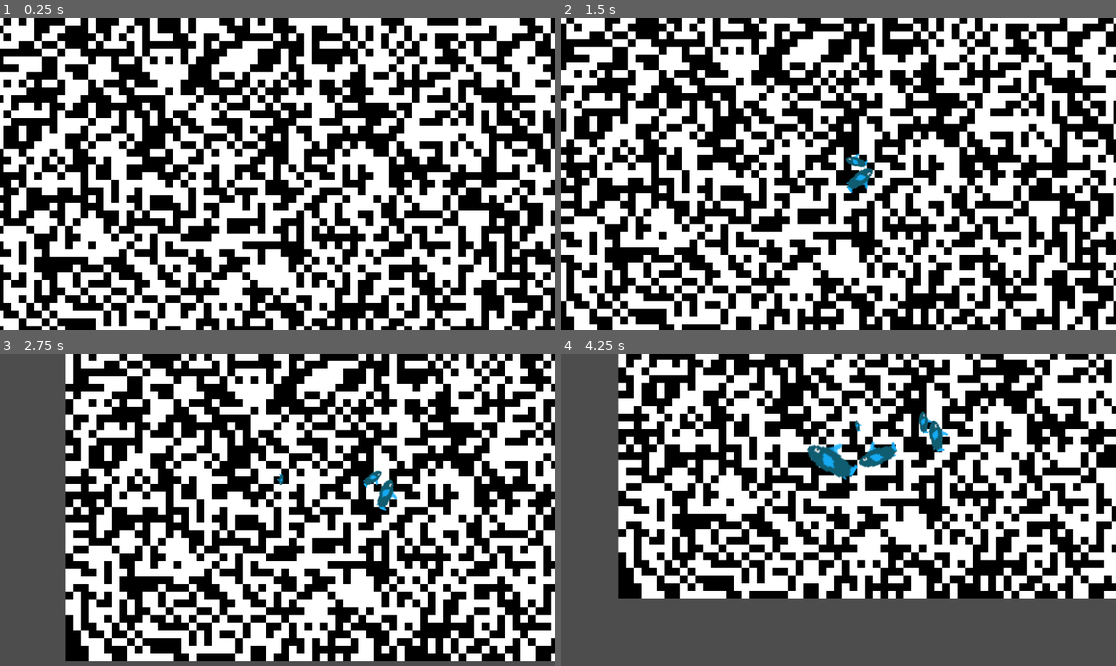
Above: before the commit, frames 1-4 (two rows, left to right).
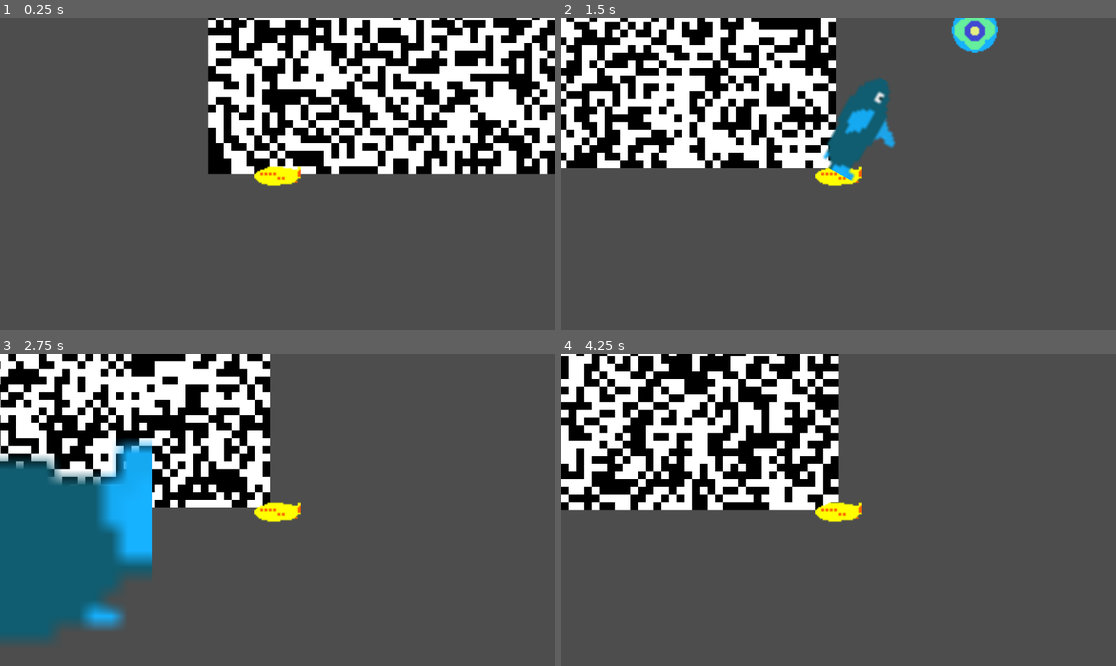
Above: after the commit, the same moments.

Repository: notwhowhat/game-off-2023
Game: Godot game, scene res://main.tscn
Two runs of this game, one before a commit and one after it. Both use one fixed random seed, a clock stepped at 60 frames per second and the inputs below. The engine's default icon, where the game draws it, is replaced by a stand-in: a white triangle on a blue panel in a dark square.
Inputs:
- Up to frame 1 (0.25 s): no input
- Up to frame 2 (1.5 s): hold D (move_right) 0.53-1.28 s; tap Space (spawn_mob) at 0.6, 1.35 s; hold S (move_down) from 1.28 s (still down)
- Up to frame 3 (2.75 s): release S (move_down) at 2.03 s; hold D (move_right) from 2.03 s (still down); tap Space (spawn_mob) at 2.1 s
- Up to frame 4 (4.25 s): release D (move_right) at 2.78 s; hold W (move_up) 2.78-3.53 s; tap Space (spawn_mob) at 2.85, 3.6 s; hold A (move_left) from 3.53 s (still down)

The runs differ from the first frame. In frame 1, 86% of the frame differs, in the area x 0-100%, y 0-100%; in frame 2, 88%; in frame 3, 90%, in the area x 0-100%, y 0-99%; in frame 4, 66%.

Commit message:
the generation system kindof works. it is limited to the edge of the player, instead of reaching across the whole screen. will implement the full screen stuff aswell as the usage of perlin noise for the generation

Diff:
--- a/Player.gd
+++ b/Player.gd
@@ -1,6 +1,7 @@
 extends CharacterBody2D
 
 signal spawn_mob
+signal redraw
 
 @export var speed = 1500
 var screen_size
@@ -13,6 +14,8 @@
 	velocity.y = Input.get_axis("move_up", "move_down")
 	velocity = velocity.normalized() * speed
 	move_and_slide()
+	if velocity.x != 0 or velocity.y != 0:
+		redraw.emit()
 
 
 func _process(delta):
--- a/cave_generator.gd
+++ b/cave_generator.gd
@@ -1,4 +1,6 @@
 extends Node
+
+@onready var player = get_node("../../Player")
 
 @export var map_width = 80
 @export var map_height = 50
@@ -22,24 +24,34 @@
 
 func _ready():
 	self.tile_map = get_parent() as TileMap
-	clear()
-	generate()
+	#clear()
+	generate()#Vector2(-1000, 100))
 
 func clear():
 	self.tile_map.clear()
 
-func generate():
+func generate(pos=Vector2(0, 0)):
 	self.noise.seed = self.world_seed.hash()
 	self.noise.fractal_octaves = self.noise_octaves
 	self.noise.fractal_weighted_strength = self.noise_persistence
 	self.noise.fractal_lacunarity = self.noise_lacunarity
 
+	var map_pos = tile_map.local_to_map(pos)
+
 	for x in range(-self.map_width / 2, self.map_width / 2):
 		for y in range(-self.map_height / 2, self.map_height / 2):
-			var noise_pos = self.noise.get_noise_2d(x, y)
+			var noise_pos = self.noise.get_noise_2d(x + pos.x, y)
 			if noise_pos < self.noise_threshold:
-				self._set_tile(x, y, noise_pos)
+				#self._set_tile(x + x - pos.x, y + y - pos.y, noise_pos)
+				self._set_tile(map_pos.x + x - map_width / 2, map_pos.y + y - map_height / 2, noise_pos)
+				#print(pos.x)
 
 func _set_tile(x, y, noise_pos):
 	var pos = Vector2i(x, y)
 	self.tile_map.set_cell(0, pos, 0, Vector2(0, randi() % 2))
+
+
+
+func _on_player_redraw():
+	clear()
+	generate(player.position)
--- a/cave_generator.tscn
+++ b/cave_generator.tscn
@@ -4,3 +4,4 @@
 
 [node name="CaveGenerator" type="Node"]
 script = ExtResource("1_2t0y5")
+redraw = true
--- a/main.tscn
+++ b/main.tscn
@@ -8,12 +8,6 @@
 [ext_resource type="Texture2D" uid="uid://0sf5bqtuc4rk" path="res://art/tilemap1bit.png" id="6_uqrb5"]
 [ext_resource type="Texture2D" uid="uid://dis0u1j4pvewq" path="res://art/tilemap-complex1bit16x.png" id="7_86af5"]
 [ext_resource type="PackedScene" uid="uid://beo0s646jvldn" path="res://cave_generator.tscn" id="8_70li6"]
-
-[sub_resource type="Curve2D" id="Curve2D_fk1u6"]
-_data = {
-"points": PackedVector2Array(0, 0, 0, 0, -576, -320, 0, 0, 0, 0, -576, -328, 0, 0, 0, 0, 576, -320, 0, 0, 0, 0, 576, 320, 0, 0, 0, 0, -576, 320, 0, 0, 0, 0, -576, -320)
-}
-point_count = 6
 
 [sub_resource type="PhysicsMaterial" id="PhysicsMaterial_67qkl"]
 
@@ -451,13 +445,27 @@
 sources/0 = SubResource("TileSetAtlasSource_c4hhm")
 sources/1 = SubResource("TileSetAtlasSource_0lrla")
 
+[sub_resource type="Curve2D" id="Curve2D_fk1u6"]
+_data = {
+"points": PackedVector2Array(0, 0, 0, 0, -576, -320, 0, 0, 0, 0, -576, -328, 0, 0, 0, 0, 576, -320, 0, 0, 0, 0, 576, 320, 0, 0, 0, 0, -576, 320, 0, 0, 0, 0, -576, -320)
+}
+point_count = 6
+
 [node name="Main" type="Node"]
 script = ExtResource("1_s3me3")
 fish_scene = ExtResource("3_pcdal")
 
 [node name="World" parent="." instance=ExtResource("1_gh5m8")]
 
+[node name="TileMap" type="TileMap" parent="."]
+tile_set = SubResource("TileSet_4683m")
+format = 2
+
+[node name="CaveGenerator" parent="TileMap" instance=ExtResource("8_70li6")]
+noise_persistence = 1.52
+
 [node name="Player" parent="." instance=ExtResource("2_le0id")]
+position = Vector2(-1136, 0)
 
 [node name="Fish" parent="." groups=["fish"] instance=ExtResource("3_pcdal")]
 collision_layer = 2
@@ -474,12 +482,6 @@
 position = Vector2(272, 0)
 lock_rotation = true
 
-[node name="TileMap" type="TileMap" parent="."]
-tile_set = SubResource("TileSet_4683m")
-format = 2
-
-[node name="CaveGenerator" parent="TileMap" instance=ExtResource("8_70li6")]
-noise_persistence = 1.52
-
+[connection signal="redraw" from="Player" to="TileMap/CaveGenerator" method="_on_player_redraw"]
 [connection signal="spawn_mob" from="Player" to="." method="_on_player_spawn_mob"]
 [connection signal="body_entered" from="Checkpoint" to="." method="_on_checkpoint_body_entered"]
--- a/player.tscn
+++ b/player.tscn
@@ -15,11 +15,10 @@
 texture = ExtResource("2_x43ct")
 
 [node name="CollisionShape2D" type="CollisionShape2D" parent="."]
-position = Vector2(0, 4)
 shape = SubResource("RectangleShape2D_5jm0f")
+disabled = true
 
 [node name="Camera2D" type="Camera2D" parent="."]
-visible = false
 
 [node name="SimpleSub" type="Sprite2D" parent="."]
 position = Vector2(-1.13687e-13, -9.53674e-07)
--- a/tutorials/TileMapTest.gd
+++ b/tutorials/TileMapTest.gd
@@ -27,8 +27,8 @@
 	for x in range(width):
 		for y in range(height):
 			var map = whole_map.get_noise_2d(tile_pos.x + x - width / 2, tile_pos.y + y - height / 2) * 10
+			set_cell(0, Vector2i(tile_pos.x + x - width / 2, tile_pos.y + y - height / 2),
+					 0, Vector2(0, (round((map + 10) / 10))))
 			#set_cell(0, Vector2i(tile_pos.x + x - width / 2, tile_pos.y + y - height / 2),
-			#		 0, Vector2(0, (round((map + 10) / 10))))
-			set_cell(0, Vector2i(tile_pos.x + x - width / 2, tile_pos.y + y - height / 2),
-					 0, Vector2(0, 0))
+			#		 0, Vector2(0, 0))
 			#set_cell()
--- a/tutorials/tile_map.tscn
+++ b/tutorials/tile_map.tscn
@@ -55,7 +55,6 @@
 [node name="Node2D" type="Node2D"]
 
 [node name="TileMapTest" type="TileMap" parent="."]
-visible = false
 tile_set = SubResource("TileSet_mp2g0")
 format = 2
 script = ExtResource("2_ko7a4")
